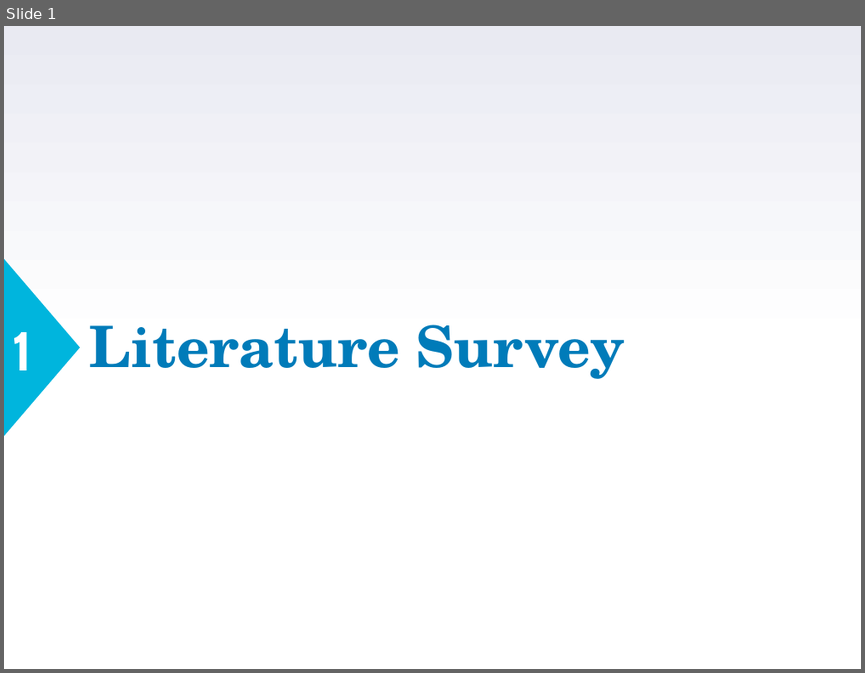
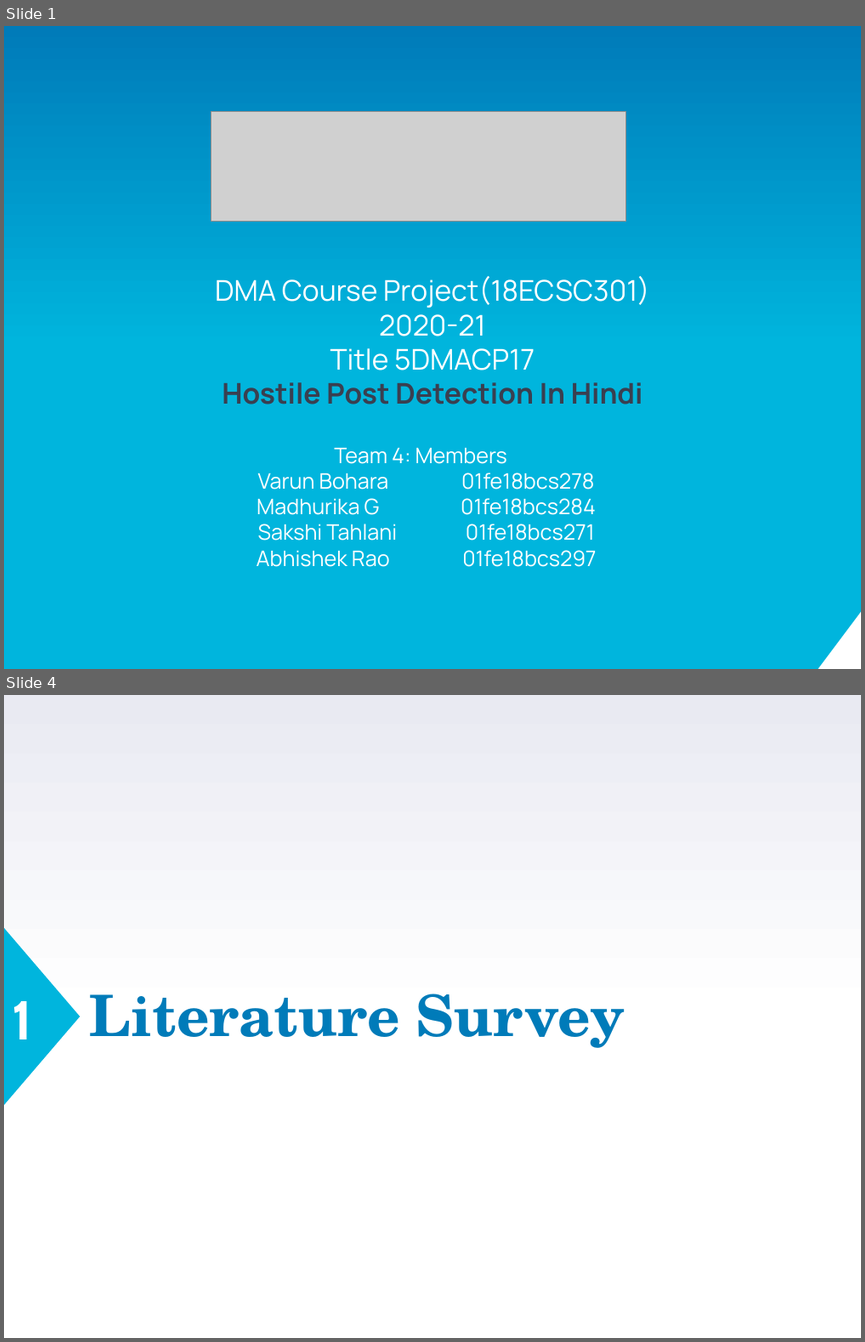
Before and after one commit to VarunBohara/Mini-Project-Documents, a slide deck: Review2_ppt.pptm. Shown one above the other, each under a label of ours: slide 1 before the commit, slides 1 and 4 after it; the slides between them are not shown. The pictures are 865x673 and 865x1342 pixels, drawn with LibreOffice and Linux fonts; fonts in the diff are those of the drawing; grey boxes stand for pictures. Boxes give left, top, right and bottom in pixels: in the first picture for what was removed or moved away, otherwise in the second. Text is boxed around its words. In the diff, an @@ line names an element or a change of style, - is before the commit and + after.

```diff
--- a/Review2_ppt.pptm
+++ b/Review2_ppt.pptm
@@ slide 1 added at <box>4,26,861,669</box>, background gradient #00B5DD to #007BB9 @@
@@ picture added at <box>211,112,626,221</box> @@
@@ text added at <box>215,276,650,404</box>, 24 pt, text #FFFFFF @@
+DMA Course Project(18ECSC301)
+2020-21
+Title 5DMACP17
+Hostile Post Detection In Hindi
@@ text added at <box>256,448,596,567</box>, 18 pt, text #FFFFFF @@
+Team 4: Members
+Varun Bohara 01fe18bcs278
+Madhurika G 01fe18bcs284
+Sakshi Tahlani 01fe18bcs271
+Abhishek Rao 01fe18bcs297
@@ right triangle added at <box>818,610,861,669</box>, fill #FFFFFF @@
@@ what was slide 1 is now slide 4 @@
```
Also in this commit, not shown: 3 slides changed, 6 other slides added.
